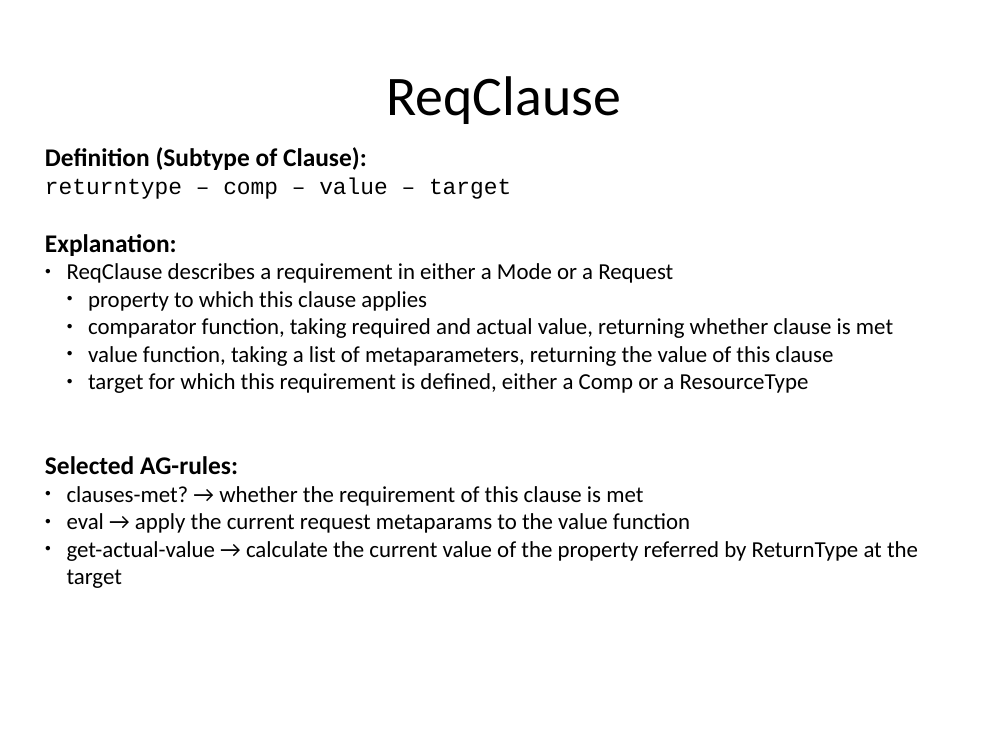
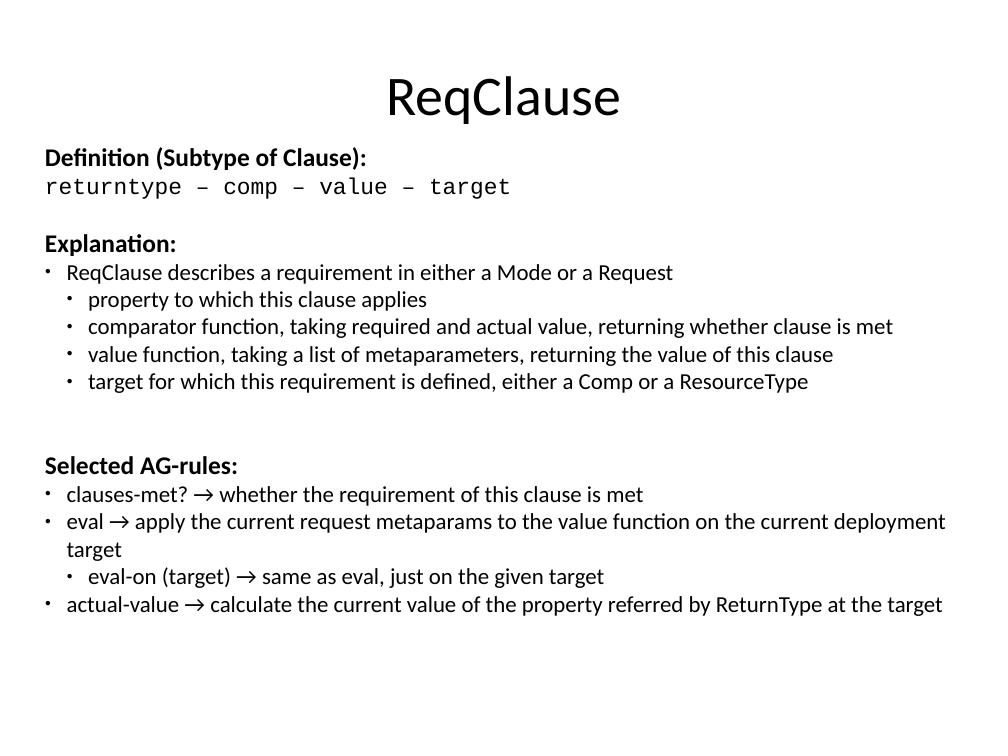
Before and after one commit to rene-schoene/racr-mquat, a slide deck: slide 27 of doc/the-model.odp (slide 20 before the commit). Drawn at 1008x756 pixels with LibreOffice and Linux fonts; fonts in the diff are those of the drawing. Boxes give left, top, right and bottom in pixels: in the first picture for what was removed or moved away, otherwise in the second. Text is boxed around its words. In the diff, an @@ line names an element or a change of style, - is before the commit and + after.

```diff
--- a/doc/the-model.odp
+++ b/doc/the-model.odp
@@ text at bbox=[67, 513, 946, 616]: text changed @@
-● eval → apply the current request metaparams to the value function
-● get-actual-value → calculate the current value of the property referred by ReturnType at the target
+● eval → apply the current request metaparams to the value function on the current deployment target
+  ● eval-on (target) → same as eval, just on the given target
+● actual-value → calculate the current value of the property referred by ReturnType at the target
```
Also in this commit, not shown: 21 other slides changed, 7 slides added, 1 other file.
